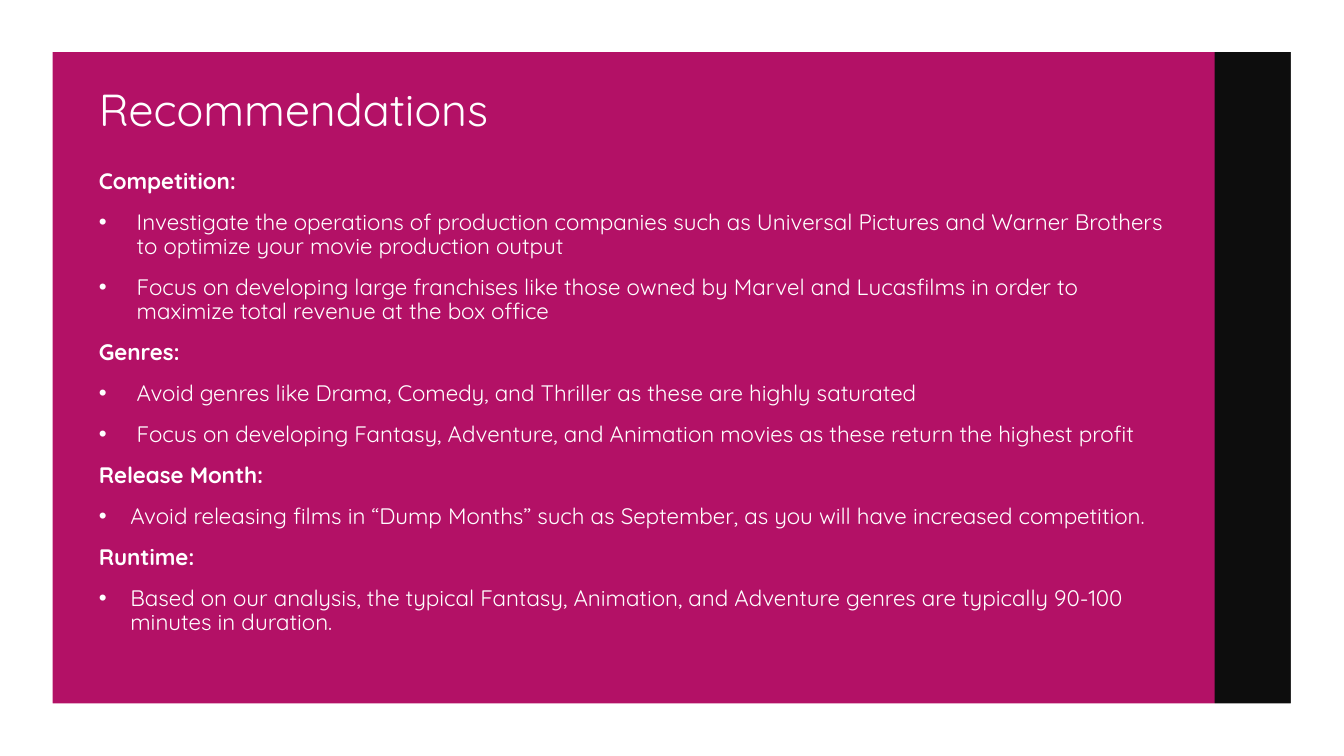
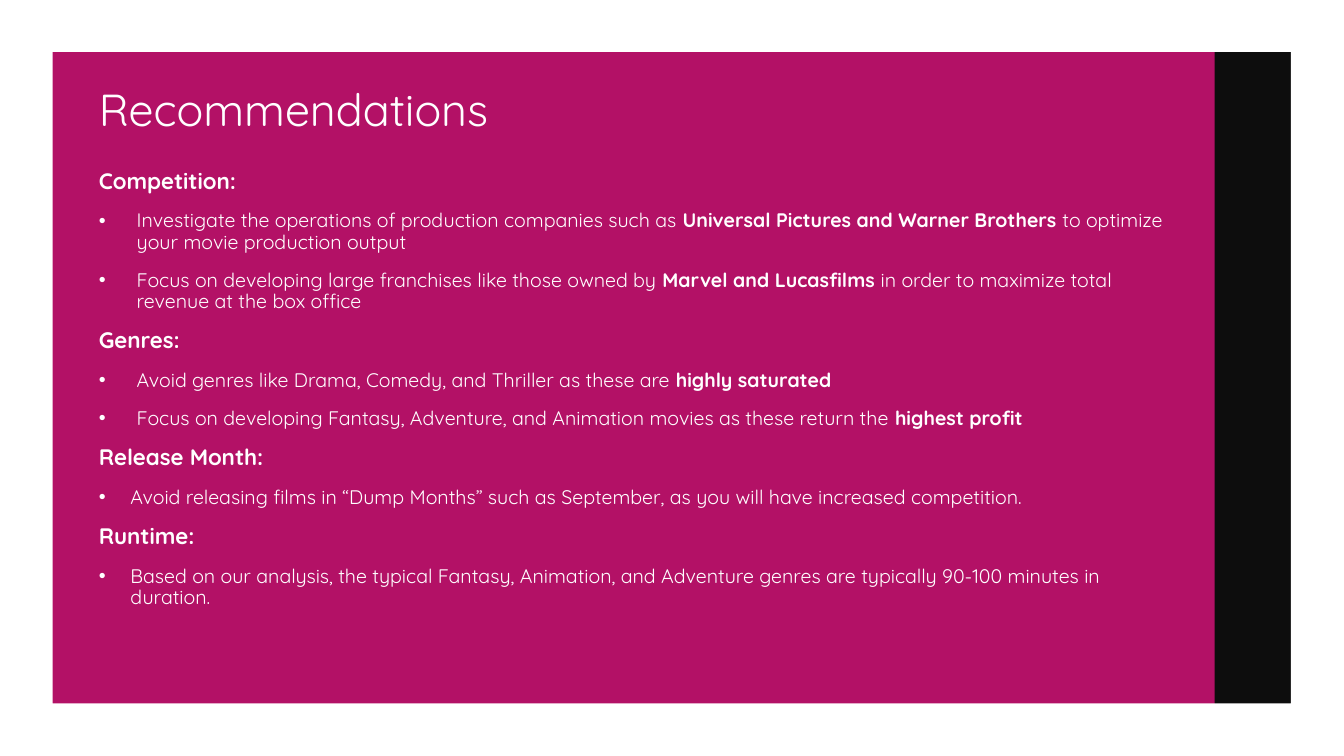
Before and after one commit to carlosiruiz/movie_market_analysis, a slide deck: slide 9 of Final Presentation.pptx (slide 8 before the commit). Drawn at 1344x756 pixels with LibreOffice and Linux fonts; fonts in the diff are those of the drawing; background and template pictures are left out. Boxes give left, top, right and bottom in pixels: in the first picture for what was removed or moved away, otherwise in the second. Text is boxed around its words. In the diff, an @@ line names an element or a change of style, - is before the commit and + after.

```diff
--- a/Final Presentation.pptx
+++ b/Final Presentation.pptx
@@ text at (130,212,1163,604): size 16 to 14 pt; bold on in "Universal Pictures and Warner Brothers", "Marvel and Lucasfilms", "highly saturated", "highest profit" @@
```
Also in this commit, not shown: 4 other slides changed, 1 slide added, 1 other file.
